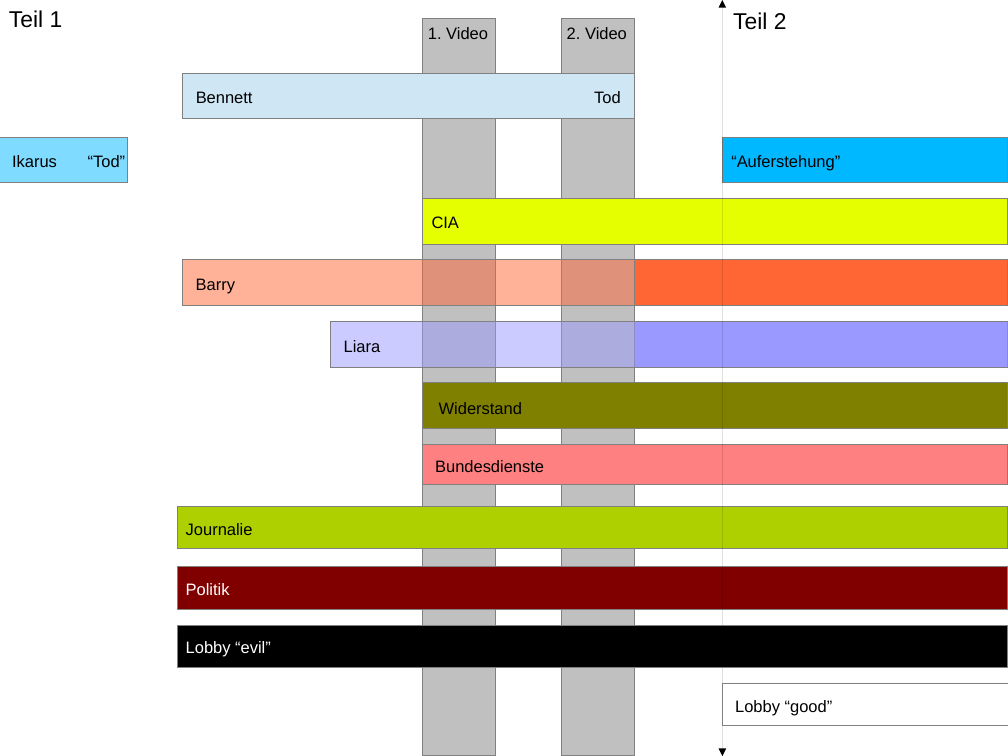
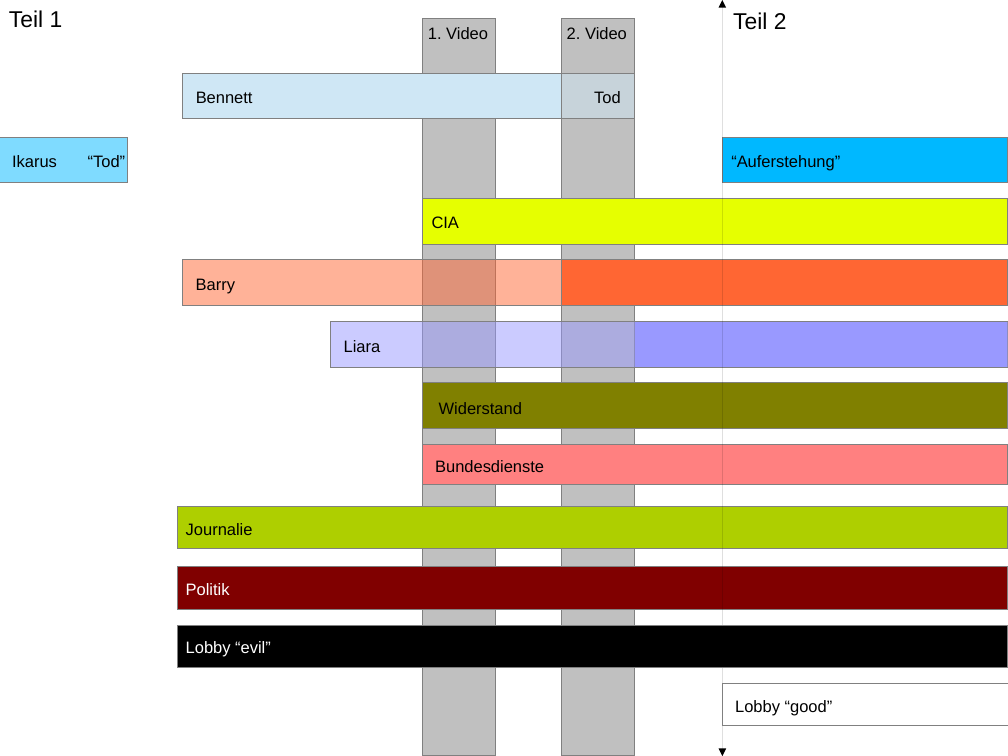
Before and after one commit to Nicone/igie, a slide deck: slide 1 of test.db/timeline_draft.odp. Drawn at 1008x756 pixels with LibreOffice and Linux fonts; fonts in the diff are those of the drawing. Boxes give left, top, right and bottom in pixels: in the first picture for what was removed or moved away, otherwise in the second. Text is boxed around its words. In the diff, an @@ line names an element or a change of style, - is before the commit and + after.

```diff
--- a/test.db/timeline_draft.odp
+++ b/test.db/timeline_draft.odp
@@ rectangle: place and size @@
-rectangle at <box>183,73,636,119</box>
+rectangle at <box>183,73,562,119</box>
@@ rectangle added at <box>256,73,635,119</box>, fill #CFE7F5 at 50% opacity, outline #808080 0 pt @@
@@ rectangle: place and size @@
-rectangle at <box>635,260,1008,306</box>
+rectangle at <box>562,260,1008,306</box>
```
Also in this commit, not shown: 1 other slide changed, 1 slide added, 20 other files.
